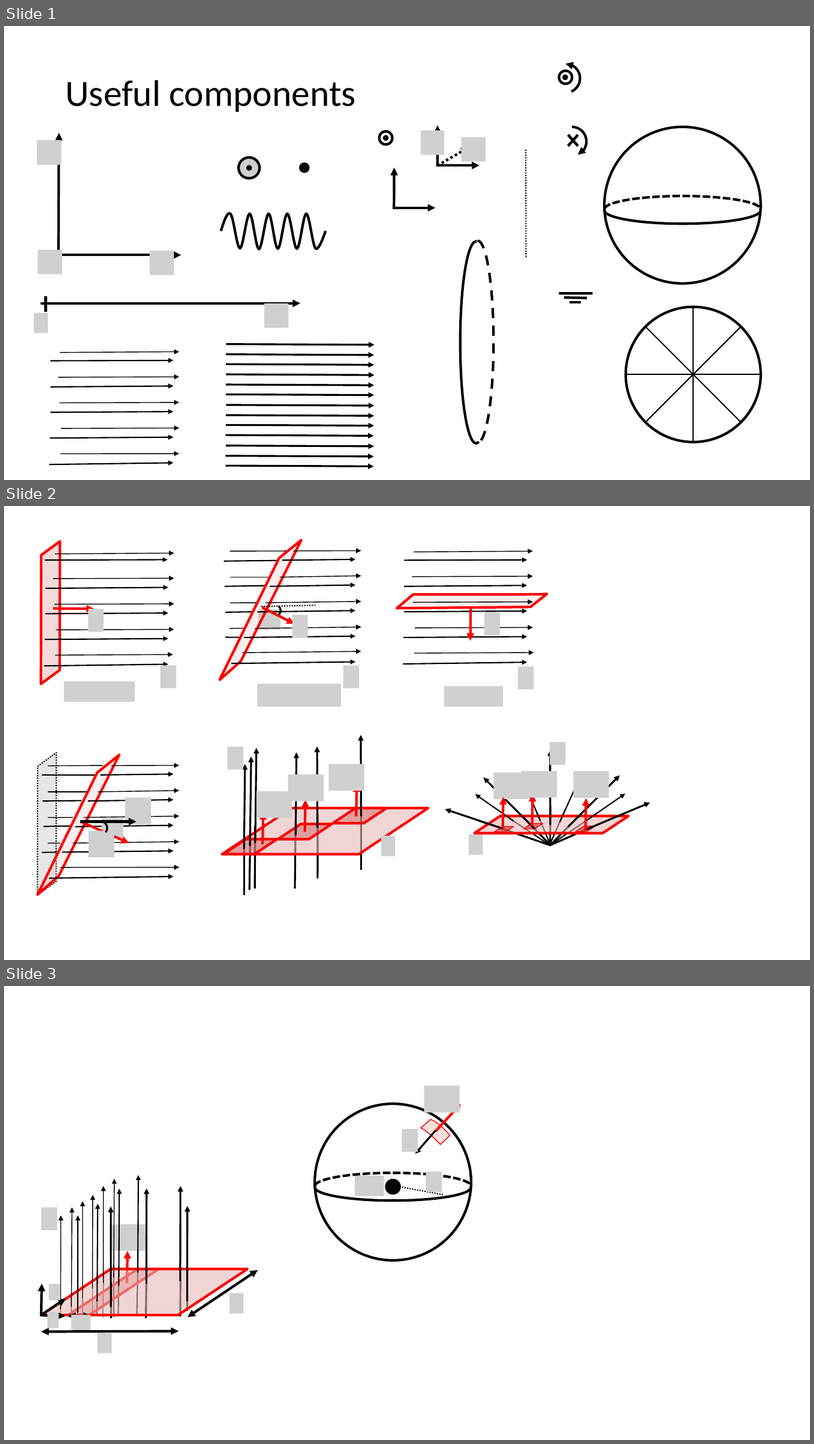
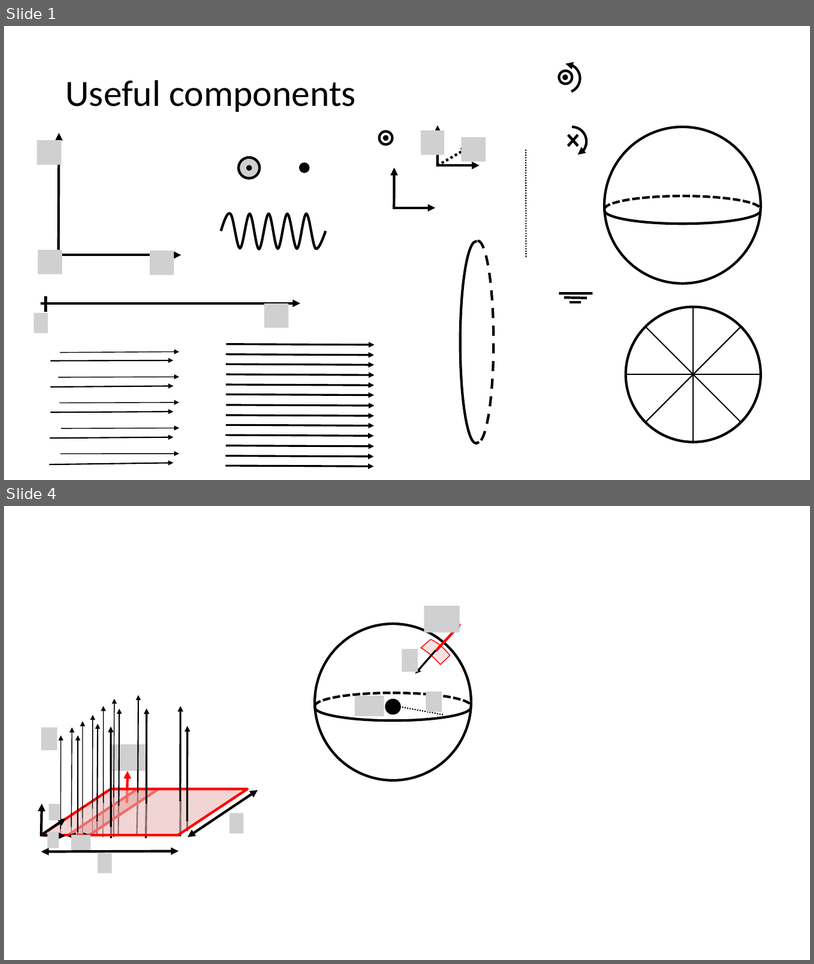
Before and after one commit to OSTP/PhysicsArtofModelling, a slide deck: tex/figures/Gauss/Figures.pptx. Shown one above the other, each under a label of ours: slides 1, 2 and 3 before the commit, slides 1 and 4 after it; the slides between them are not shown. The pictures are 814x1444 and 814x964 pixels, drawn with LibreOffice and Linux fonts; fonts in the diff are those of the drawing; grey boxes stand for pictures; background and template pictures are left out. Boxes give left, top, right and bottom in pixels: in the first picture for what was removed or moved away, otherwise in the second. Text is boxed around its words. In the diff, an @@ line names an element or a change of style, - is before the commit and + after.

```diff
--- a/tex/figures/Gauss/Figures.pptx
+++ b/tex/figures/Gauss/Figures.pptx
@@ slide 2 removed at [4,506,810,960], background #FFFFFF @@
@@ group removed at [4,540,549,707]: 33 arrows, 10 pictures, 9 lines, 2 freeform shapes, 1 parallelogram, 1 arc (boxed as its full ellipse) @@
@@ group removed at [4,753,179,895]: 12 arrows, 8 lines, 3 pictures, 1 parallelogram, 1 freeform shape, 1 arc (boxed as its full ellipse) @@
@@ group removed at [222,735,651,895]: 21 arrows, 15 lines, 10 pictures, 8 parallelograms @@
@@ what was slide 3 is now slide 4 @@
```
Also in this commit, not shown: 2 slides changed, 2 slides added, 2 other slides removed, 5 other files.
